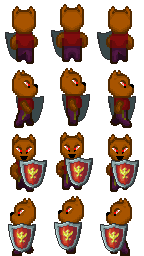
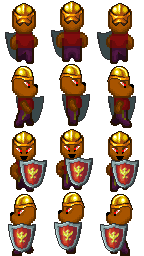
Before/after of a (144, 256) layered artwork. What changed in the layer stack:
added layer "helmet" above "shield-front" over bbox(11, 1, 133, 210)
